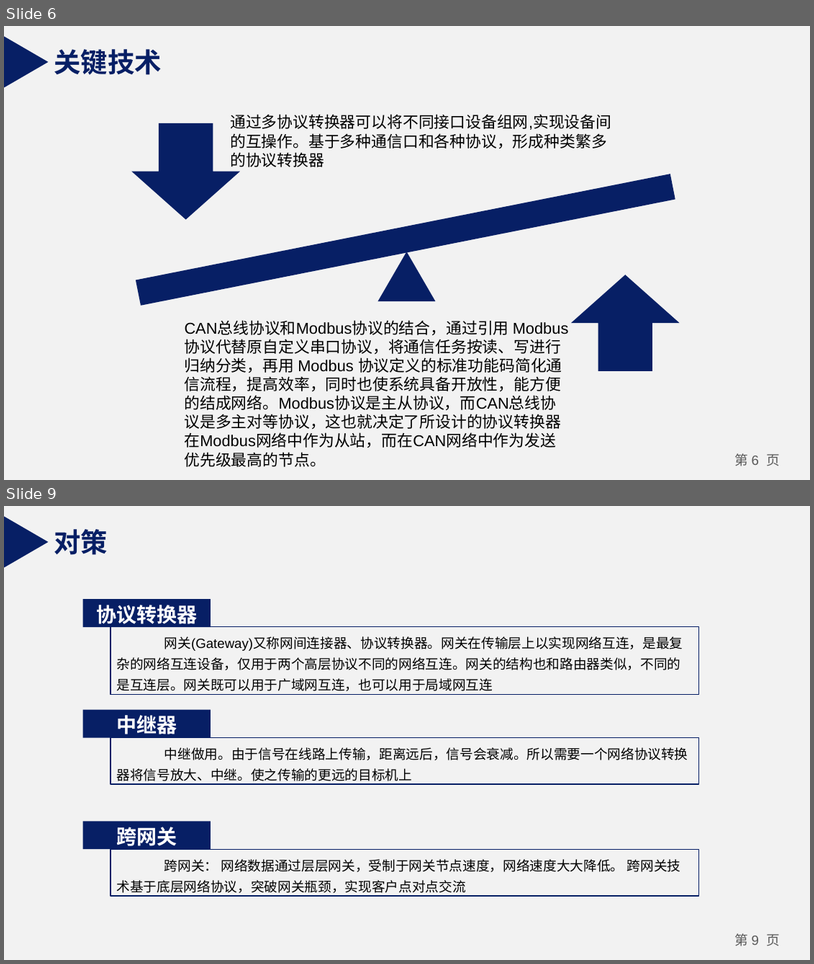
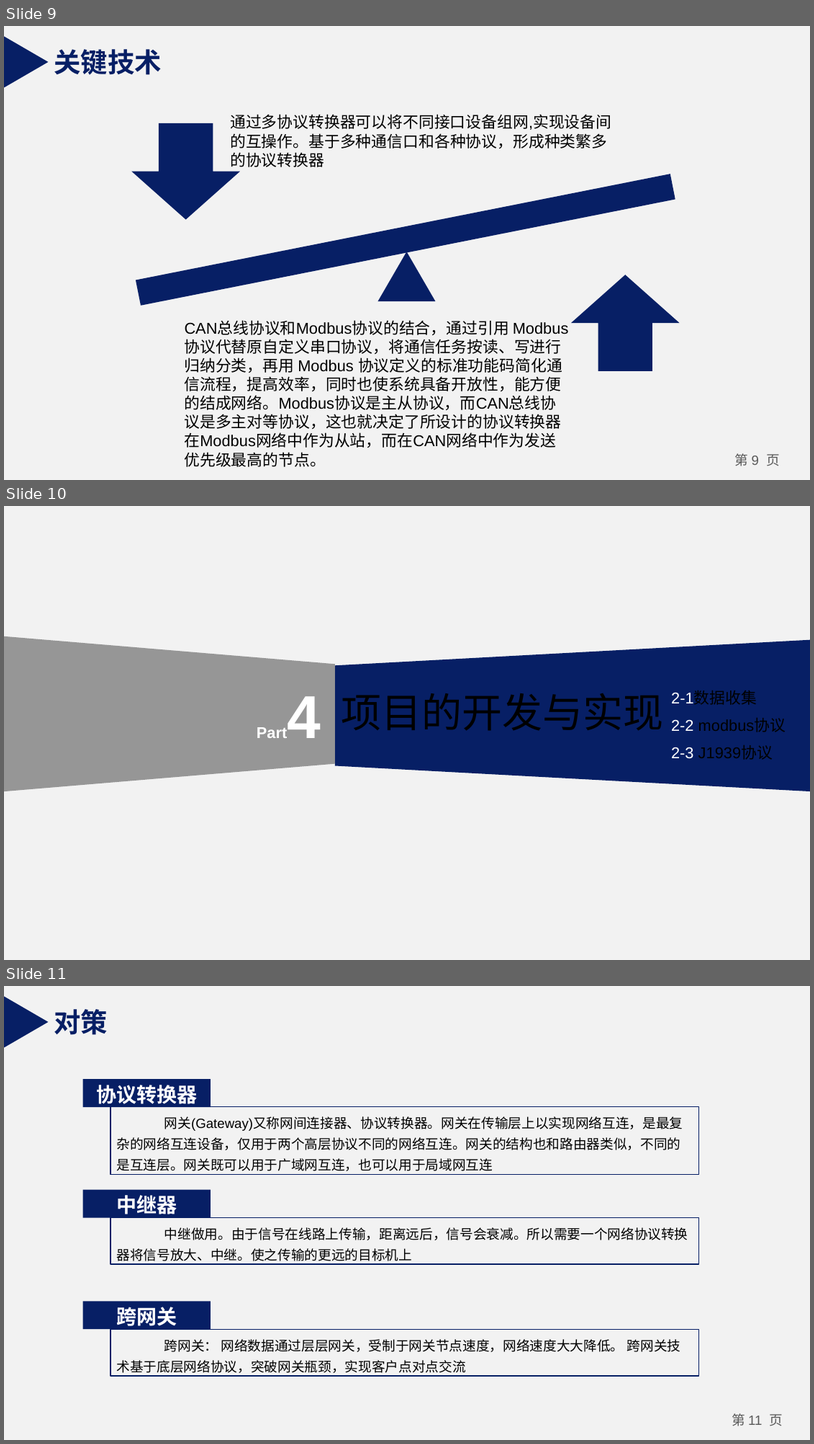
Before and after one commit to zhangjialu1996/20151104829-zjl, a slide deck: 20151104829-zjl-stm32协议转换设计与实现/20151104829张家禄-开题报告.pptx. Shown one above the other, each under a label of ours: slides 6 and 9 before the commit, slides 9, 10 and 11 after it; the slides between them are not shown. The pictures are 814x964 and 814x1444 pixels, drawn with LibreOffice and Linux fonts; fonts in the diff are those of the drawing. Boxes give left, top, right and bottom in pixels: in the first picture for what was removed or moved away, otherwise in the second. Text is boxed around its words. In the diff, an @@ line names an element or a change of style, - is before the commit and + after.

```diff
--- a/20151104829-zjl-stm32协议转换设计与实现/20151104829张家禄-开题报告.pptx
+++ b/20151104829-zjl-stm32协议转换设计与实现/20151104829张家禄-开题报告.pptx
@@ slide 10 added at [4, 506, 810, 960], background #F2F2F2 @@
@@ trapezoid added at [4, 636, 335, 791], fill #808080 at 80% opacity @@
@@ trapezoid added at [335, 639, 810, 791], fill #071F65 @@
@@ text added at [251, 675, 327, 754], 14 pt, text #FFFFFF, bold @@
+Part4
@@ text added at [671, 691, 757, 705], 14 pt, text #000000 @@
+2-1数据收集
@@ text added at [671, 719, 694, 731], 14 pt, text #000000 @@
+2-2 modbus协议
@@ text added at [671, 746, 694, 759], 14 pt, text #000000 @@
+2-3 J1939协议
@@ what was slide 6 is now slide 9 @@
@@ page number at [736, 453, 780, 466]: text changed @@
-第 6 页
+第 9 页
@@ what was slide 9 is now slide 11 @@
@@ page number at [732, 1413, 784, 1426]: text changed @@
-第 9 页
+第 11 页
```
Also in this commit, not shown: 4 slides changed, 4 other slides added, 3 slides removed, 1 other file.
